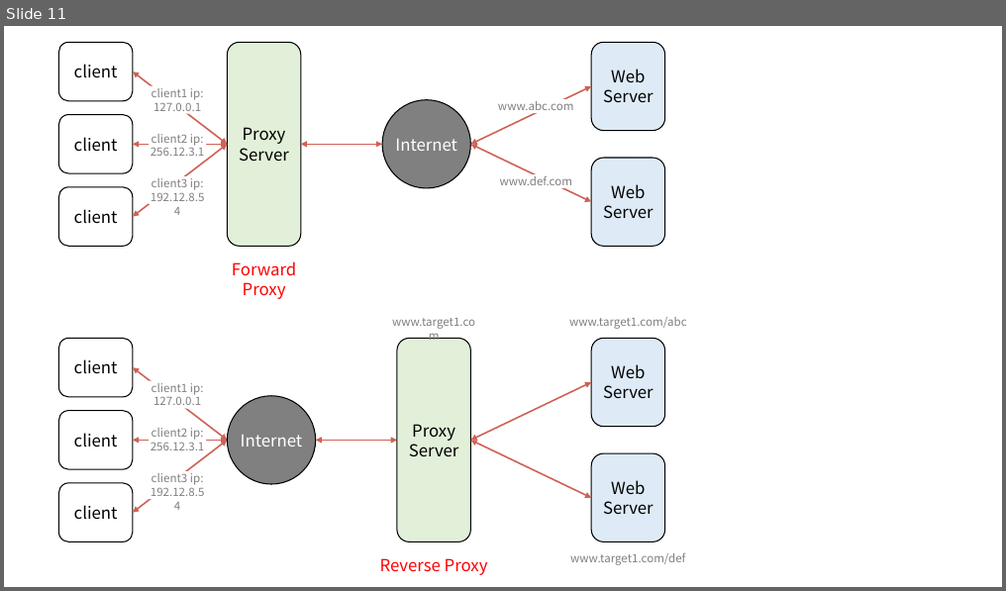
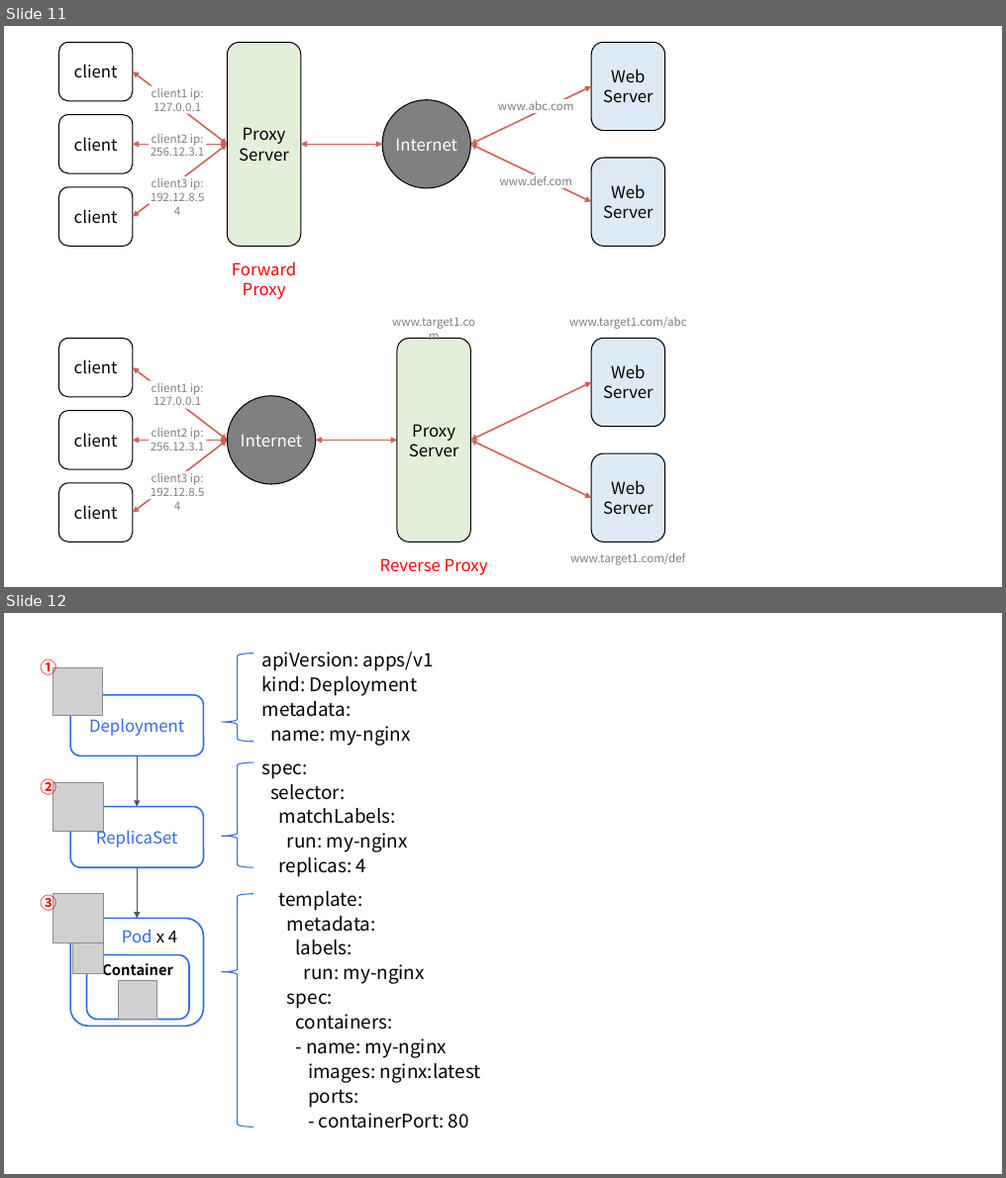
Before and after one commit to siwon-park/Infra-Study, a slide deck: markdown_image.pptx. Shown one above the other, each under a label of ours: slide 11 before the commit, slides 11 and 12 after it. The pictures are 1006x591 and 1006x1178 pixels, drawn with LibreOffice and Linux fonts; fonts in the diff are those of the drawing; grey boxes stand for pictures. Boxes give left, top, right and bottom in pixels: in the first picture for what was removed or moved away, otherwise in the second. Text is boxed around its words. In the diff, an @@ line names an element or a change of style, - is before the commit and + after.

```diff
--- a/markdown_image.pptx
+++ b/markdown_image.pptx
@@ slide 12 added at bbox=[4, 613, 1002, 1174], background #FFFFFF @@
@@ left brace added at bbox=[221, 654, 253, 742], outline #326CE5 1 pt @@
@@ text added at bbox=[262, 652, 434, 746], 18 pt, text #000000 @@
+apiVersion: apps/v1
+kind: Deployment
+metadata:
+name: my-nginx
@@ left brace added at bbox=[221, 762, 253, 867], outline #326CE5 1 pt @@
@@ text added at bbox=[262, 763, 408, 877], 18 pt, text #000000 @@
+spec:
+selector:
+matchLabels:
+run: my-nginx
+replicas: 4
@@ group added at bbox=[40, 659, 204, 1026]: 5 pictures, 4 rounded rectangles, 3 texts, 2 arrows @@
+Deployment
+ReplicaSet
+Pod
+Container
+①
+②
+③
@@ left brace added at bbox=[221, 894, 253, 1128], outline #326CE5 1 pt @@
@@ text added at bbox=[279, 891, 481, 1129], 18 pt, text #000000 @@
+template:
+metadata:
+labels:
+run: my-nginx
+spec:
+containers:
+- name: my-nginx
+images: nginx:latest
+ports:
+- containerPort: 80
@@ text added at bbox=[156, 931, 177, 943], 16 pt, text #000000 @@
+x 4
```
Also in this commit, not shown: 1 other file.
